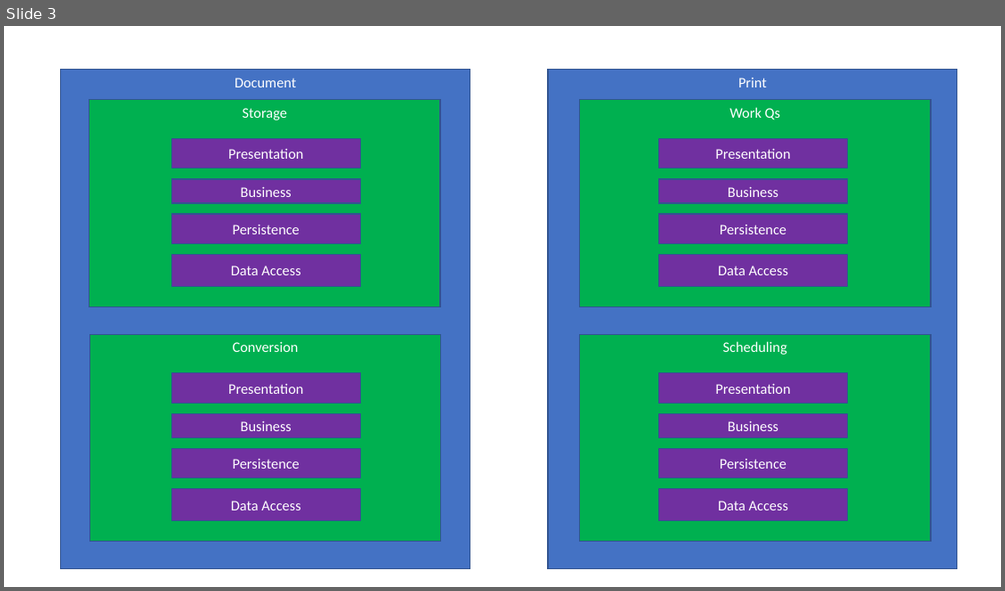
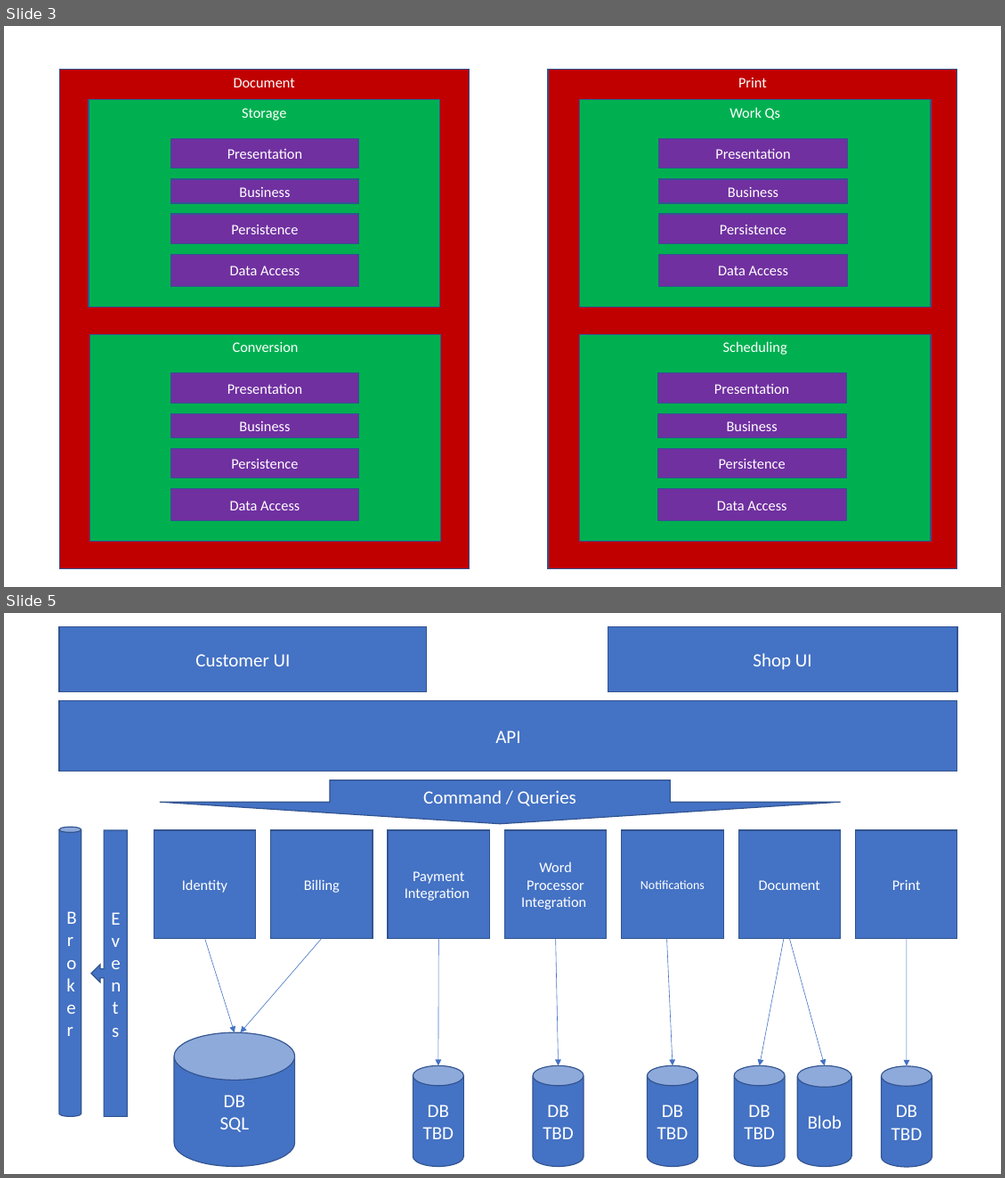
Before and after one commit to p14n/archadr, a slide deck: doc/architecture/presentation/Developer-Presentation.pptx. Shown one above the other, each under a label of ours: slide 3 before the commit, slides 3 and 5 after it; the slides between them are not shown. The pictures are 1005x591 and 1005x1178 pixels, drawn with LibreOffice and Linux fonts; fonts in the diff are those of the drawing. Boxes give left, top, right and bottom in pixels: in the first picture for what was removed or moved away, otherwise in the second. Text is boxed around its words. In the diff, an @@ line names an element or a change of style, - is before the commit and + after.

```diff
--- a/doc/architecture/presentation/Developer-Presentation.pptx
+++ b/doc/architecture/presentation/Developer-Presentation.pptx
@@ slide 5 added at bbox=[4, 613, 1001, 1174], background #FFFFFF @@
@@ rectangle added at bbox=[59, 626, 427, 691], fill #4472C4, outline #325491 1 pt, 18 pt, text #FFFFFF @@
+Customer UI
@@ rectangle added at bbox=[607, 626, 956, 691], fill #4472C4, outline #325491 1 pt, 18 pt, text #FFFFFF @@
+Shop UI
@@ rectangle added at bbox=[59, 700, 957, 771], fill #4472C4, outline #325491 1 pt, 18 pt, text #FFFFFF @@
+API
@@ down arrow added at bbox=[160, 779, 840, 823], fill #4472C4, outline #325491 1 pt, 18 pt, text #FFFFFF @@
+Command / Queries
@@ cylinder added at bbox=[59, 827, 81, 1116], fill #4472C4, outline #325491 1 pt, 18 pt, text #FFFFFF @@
+Broker
@@ left arrow callout added at bbox=[91, 831, 128, 1117], fill #4472C4, outline #325491 1 pt, 18 pt, text #FFFFFF @@
+Events
@@ rectangle added at bbox=[154, 831, 255, 938], fill #4472C4, outline #325491 1 pt, 14 pt, text #FFFFFF @@
+Identity
@@ rectangle added at bbox=[271, 831, 372, 938], fill #4472C4, outline #325491 1 pt, 14 pt, text #FFFFFF @@
+Billing
@@ rectangle added at bbox=[388, 831, 489, 938], fill #4472C4, outline #325491 1 pt, 14 pt, text #FFFFFF @@
+Payment Integration
@@ rectangle added at bbox=[505, 831, 607, 938], fill #4472C4, outline #325491 1 pt, 14 pt, text #FFFFFF @@
+Word Processor
+Integration
@@ rectangle added at bbox=[622, 831, 723, 938], fill #4472C4, outline #325491 1 pt, 12 pt, text #FFFFFF @@
+Notifications
@@ rectangle added at bbox=[738, 831, 840, 938], fill #4472C4, outline #325491 1 pt, 14 pt, text #FFFFFF @@
+Document
@@ rectangle added at bbox=[856, 831, 957, 938], fill #4472C4, outline #325491 1 pt, 14 pt, text #FFFFFF @@
+Print
@@ arrow added from (205, 938) to (235, 1032), #4472C4 0.5 pt @@
@@ arrow added from (322, 938) to (241, 1032), #4472C4 0.5 pt @@
@@ arrow added from (438, 938) to (438, 1065), #4472C4 0.5 pt @@
@@ arrow added from (556, 938) to (558, 1065), #4472C4 0.5 pt @@
@@ arrow added from (666, 938) to (672, 1065), #4472C4 0.5 pt @@
@@ arrow added from (784, 938) to (760, 1065), #4472C4 0.5 pt @@
@@ arrow added from (789, 938) to (825, 1065), #4472C4 0.5 pt @@
@@ arrow added from (906, 938) to (906, 1066), #4472C4 0.5 pt @@
@@ cylinder added at bbox=[174, 1032, 294, 1167], fill #4472C4, outline #325491 1 pt, 18 pt, text #FFFFFF @@
+DB
+SQL
@@ cylinder added at bbox=[413, 1065, 464, 1167], fill #4472C4, outline #325491 1 pt, 18 pt, text #FFFFFF @@
+DB
+TBD
@@ cylinder added at bbox=[533, 1065, 583, 1167], fill #4472C4, outline #325491 1 pt, 18 pt, text #FFFFFF @@
+DB
+TBD
@@ cylinder added at bbox=[647, 1065, 698, 1167], fill #4472C4, outline #325491 1 pt, 18 pt, text #FFFFFF @@
+DB
+TBD
@@ cylinder added at bbox=[734, 1065, 785, 1167], fill #4472C4, outline #325491 1 pt, 18 pt, text #FFFFFF @@
+DB
+TBD
@@ cylinder added at bbox=[797, 1065, 852, 1167], fill #4472C4, outline #325491 1 pt, 18 pt, text #FFFFFF @@
+Blob
@@ cylinder added at bbox=[882, 1066, 932, 1167], fill #4472C4, outline #325491 1 pt, 18 pt, text #FFFFFF @@
+DB
+TBD
@@ slide 3 changed as well @@
@@ rectangle "Document" at bbox=[59, 70, 469, 569]: fill #4472C4 to #C00000 @@
@@ rectangle "Print" at bbox=[548, 70, 957, 569]: fill #4472C4 to #C00000 @@
```
Also in this commit, not shown: 2 other slides changed, 1 other slide added.
